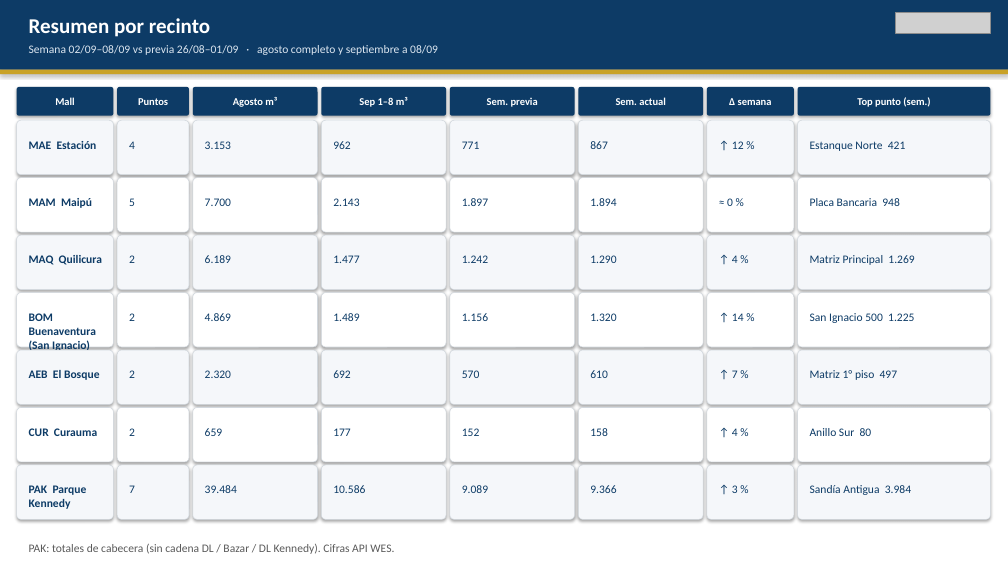
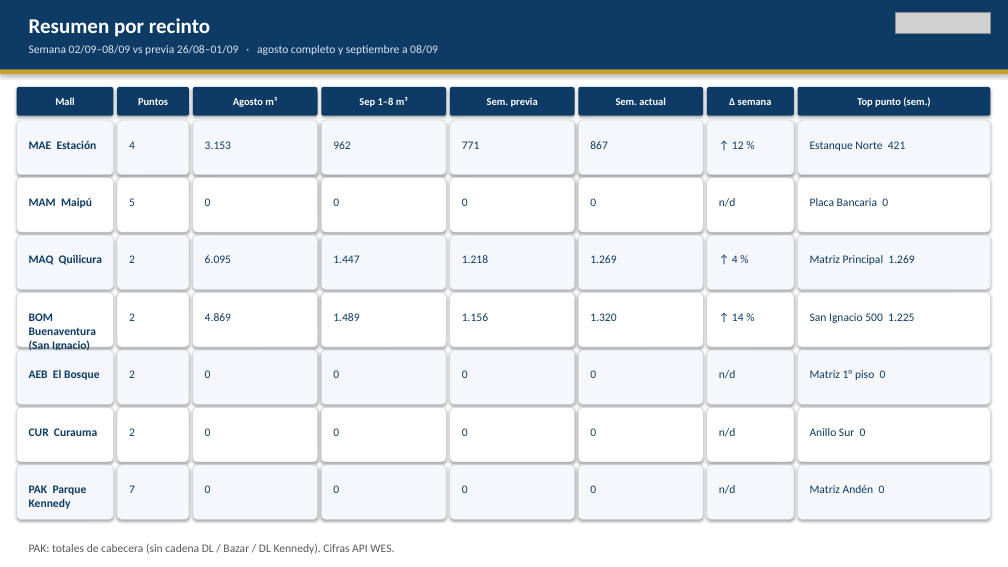
Before and after one commit to anibaloperacionesWes/wes-scripts, a slide deck: slide 2 of reports/Parque_Arauco/CONSOLIDADO/Consolidado_PA_7malls_20260908.pptx. Drawn at 1008x567 pixels with LibreOffice and Linux fonts; fonts in the diff are those of the drawing; grey boxes stand for pictures. Boxes give left, top, right and bottom in pixels: in the first picture for what was removed or moved away, otherwise in the second. Text is boxed around its words. In the diff, an @@ line names an element or a change of style, - is before the commit and + after.

```diff
--- a/reports/Parque_Arauco/CONSOLIDADO/Consolidado_PA_7malls_20260908.pptx
+++ b/reports/Parque_Arauco/CONSOLIDADO/Consolidado_PA_7malls_20260908.pptx
@@ text at bbox=[205, 198, 211, 206]: text changed @@
-7.700
+0
@@ text at bbox=[333, 198, 339, 206]: text changed @@
-2.143
+0
@@ text at bbox=[462, 198, 468, 206]: text changed @@
-1.897
+0
@@ text at bbox=[590, 198, 596, 206]: text changed @@
-≈ 0 %
+0
@@ text removed at bbox=[590, 198, 616, 206] @@
-1.894
@@ text added at bbox=[719, 198, 736, 207], 11 pt, text #0D3B66 @@
+n/d
@@ text at bbox=[810, 198, 888, 206]: text changed @@
-Placa Bancaria 948
+Placa Bancaria 0
@@ text at bbox=[205, 255, 231, 263]: text changed @@
-6.189
+6.095
@@ text at bbox=[333, 255, 359, 263]: text changed @@
-1.477
+1.447
@@ text at bbox=[462, 255, 488, 263]: text changed @@
-1.242
+1.218
@@ text at bbox=[590, 255, 616, 263]: text changed @@
-1.290
+1.269
@@ text at bbox=[205, 370, 211, 378]: text changed @@
-2.320
+0
@@ text at bbox=[333, 370, 339, 378]: text changed @@
-692
+0
@@ text at bbox=[462, 370, 468, 378]: text changed @@
-570
+0
@@ text at bbox=[590, 370, 596, 378]: text changed @@
-610
+0
@@ text at bbox=[719, 370, 736, 379]: text changed @@
-↑ 7 %
+n/d
@@ text at bbox=[810, 370, 886, 380]: text changed @@
-Matriz 1° piso 497
+Matriz 1° piso 0
@@ text at bbox=[205, 428, 211, 436]: text changed @@
-659
+0
@@ text at bbox=[333, 428, 339, 436]: text changed @@
-177
+0
@@ text at bbox=[462, 428, 468, 436]: text changed @@
-152
+0
@@ text at bbox=[590, 428, 596, 436]: text changed @@
-158
+0
@@ text at bbox=[719, 428, 736, 437]: text changed @@
-↑ 4 %
+n/d
@@ text at bbox=[810, 428, 866, 436]: text changed @@
-Anillo Sur 80
+Anillo Sur 0
@@ text at bbox=[205, 485, 211, 493]: text changed @@
-39.484
+0
@@ text at bbox=[333, 485, 339, 493]: text changed @@
-10.586
+0
@@ text at bbox=[462, 485, 468, 493]: text changed @@
-9.089
+0
@@ text at bbox=[590, 485, 596, 493]: text changed @@
-9.366
+0
@@ text at bbox=[719, 485, 736, 494]: text changed @@
-↑ 3 %
+n/d
@@ text at bbox=[810, 485, 885, 493]: text changed @@
-Sandía Antigua 3.984
+Matriz Andén 0
```
Also in this commit, not shown: 9 other slides changed, 1 other file.
